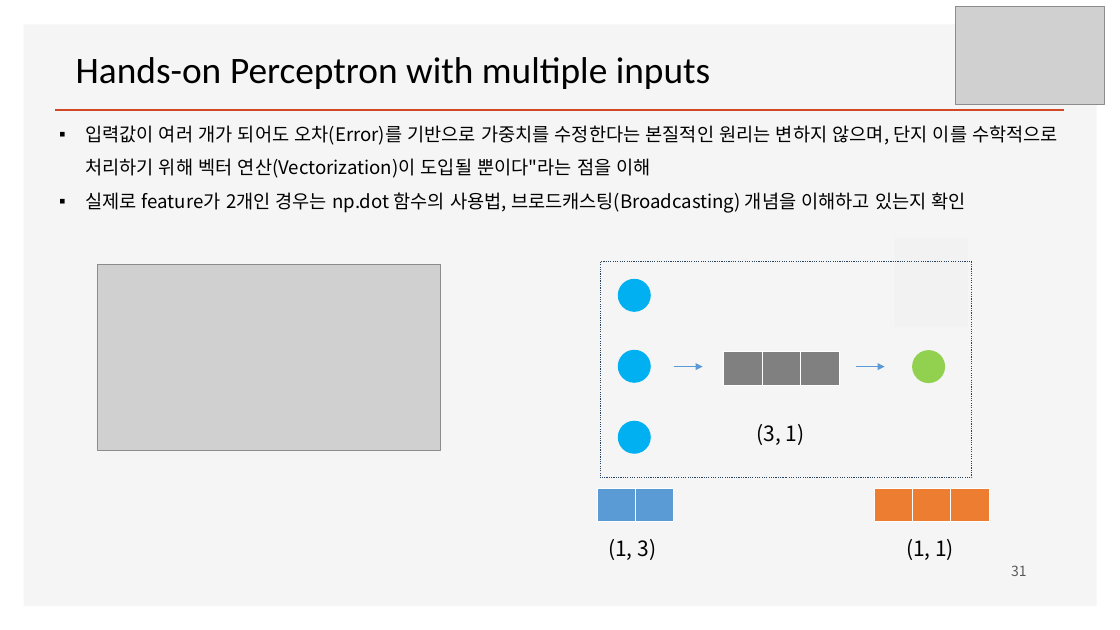
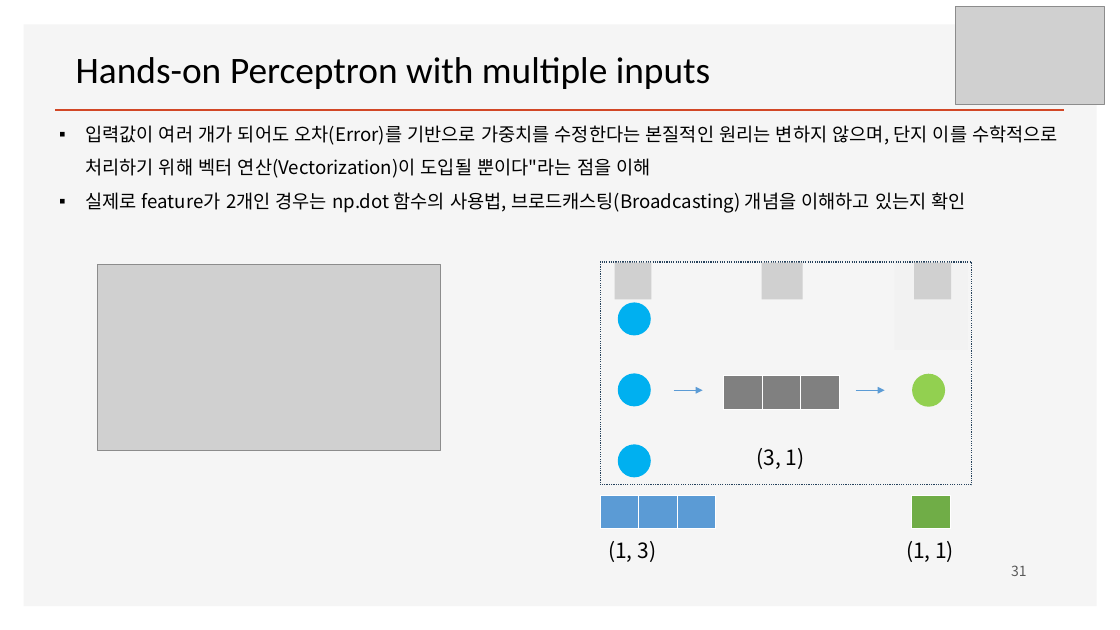
Before and after one commit to ancestor9/mathematics-for-machine-learning, a slide deck: slide 31 of w4_Perceptron_Regression.pptx. Drawn at 1120x630 pixels with LibreOffice and Linux fonts; fonts in the diff are those of the drawing; grey boxes stand for pictures; background and template pictures are left out. Boxes give left, top, right and bottom in pixels: in the first picture for what was removed or moved away, otherwise in the second. Text is boxed around its words. In the diff, an @@ line names an element or a change of style, - is before the commit and + after.

```diff
--- a/w4_Perceptron_Regression.pptx
+++ b/w4_Perceptron_Regression.pptx
@@ rectangle: place and size @@
-rectangle at box(601, 261, 972, 477)
+rectangle at box(601, 262, 972, 485)
@@ picture added at box(615, 263, 652, 300) @@
@@ picture added at box(762, 263, 803, 300) @@
@@ picture added at box(914, 263, 951, 300) @@
@@ 4 ellipses, 2 arrows, 1 text, 1 table, 1 rectangle: place and size @@
-4 ellipses, 2 arrows, 1 text, 1 table, 1 rectangle at box(618, 239, 969, 454)
+4 ellipses, 2 arrows, 1 text, 1 table, 1 rectangle at box(618, 262, 969, 477)
@@ table at box(601, 495, 717, 528) @@
+column 3: 
@@ table: place and size @@
-table at box(598, 488, 674, 522)
+table at box(601, 495, 717, 528)
@@ table at box(912, 495, 951, 528) @@
-column 2: 
-column 3: 
@@ table: place and size @@
-table at box(875, 488, 991, 522)
+table at box(912, 495, 951, 528)
```
